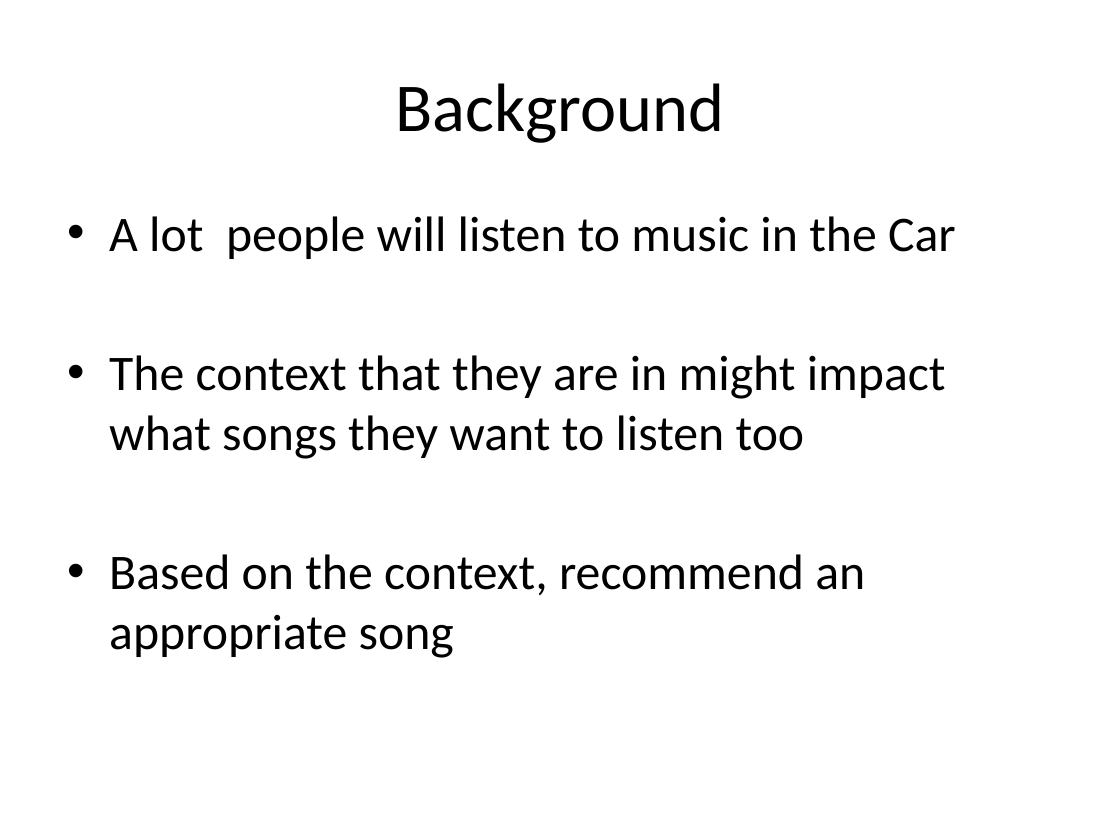
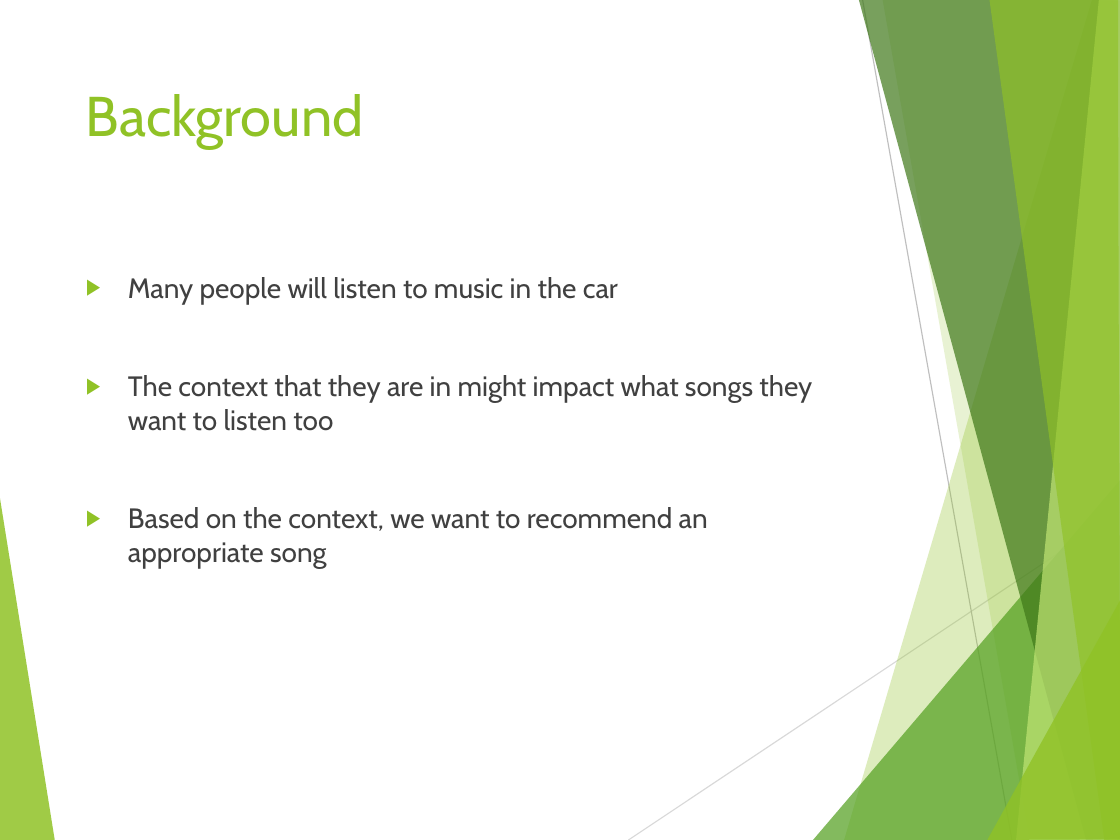
Before and after one commit to prabsingh/490FinalProject, a slide deck: slide 2 of ContextBasedRecommender.pptx. Drawn at 1120x840 pixels with LibreOffice and Linux fonts; fonts in the diff are those of the drawing. Boxes give left, top, right and bottom in pixels: in the first picture for what was removed or moved away, otherwise in the second. Text is boxed around its words. In the diff, an @@ line names an element or a change of style, - is before the commit and + after.

Commit message:
tweaked powerpoint

```diff
--- a/ContextBasedRecommender.pptx
+++ b/ContextBasedRecommender.pptx
@@ title "Background": place and size @@
-title "Background" at [395,83,724,143]
+title "Background" at [86,94,364,148]
@@ title "Background" at [86,94,364,148]: size 44 to 36 pt, font Calibri to Cabin, text colour #000000 to #90C226; alignment centre to left; vertical alignment middle to top @@
@@ text "Many people will listen to ...": place and size @@
-text "Many people will listen to ..." at [109,216,956,658]
+text "Many people will listen to ..." at [128,277,812,568]
@@ text at [128,277,618,304]: text changed; size 32 to 18 pt; font Calibri to Cabin; text colour #000000 to #404040 @@
-• A lot people will listen to music in the Car
+▶ Many people will listen to music in the car
@@ text at [128,375,812,431]: size 32 to 18 pt, font Calibri to Cabin, text colour #000000 to #404040 in "The context that they are in might ..."; bullet • to ▶; more space between paragraphs @@
@@ text at [128,507,708,568]: text changed; size 32 to 18 pt; font Calibri to Cabin; text colour #000000 to #404040 @@
-• Based on the context, recommend an appropriate song
+▶ Based on the context, we want to recommend an appropriate song
@@ group added at [0,0,1120,840]: 8 freeform shapes, 2 lines @@
```
Also in this commit, not shown: 4 other slides changed, 2 slides added, 1 slide removed.
